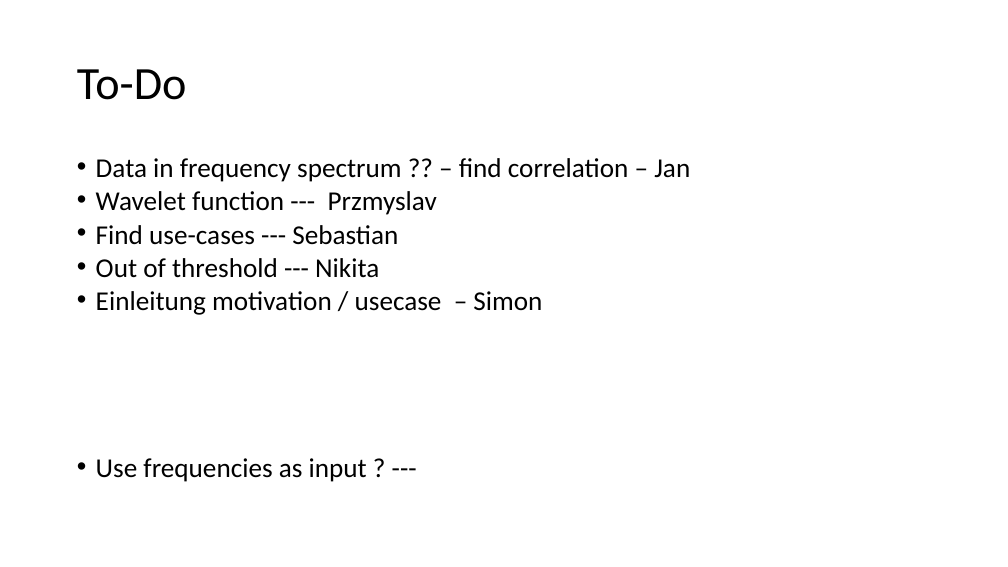
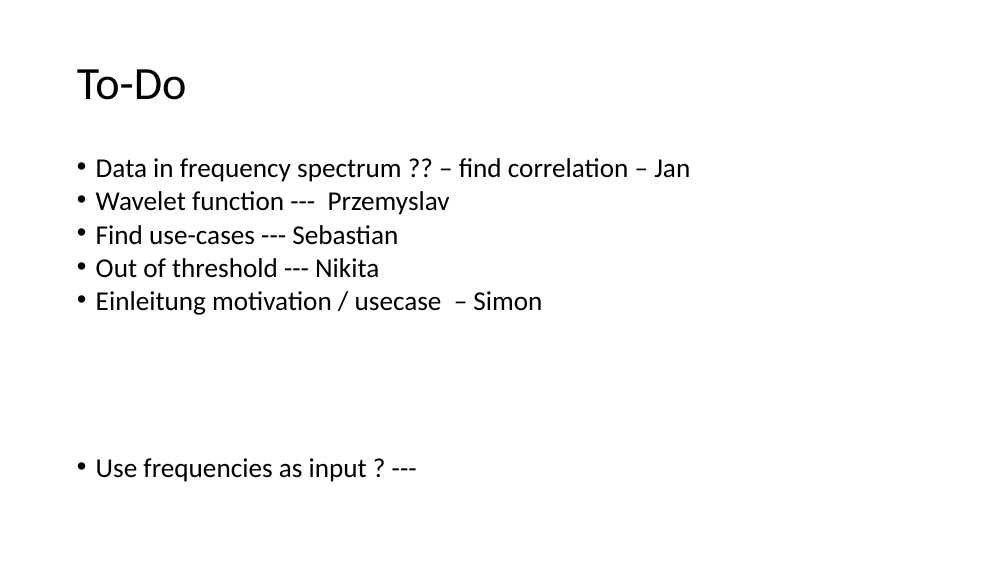
Before and after one commit to JanNalivaika/Predictive-Quality-Battery-TUM, a slide deck: slide 2 of Report/Week 1 ToDo.pptx. Drawn at 1008x567 pixels with LibreOffice and Linux fonts; fonts in the diff are those of the drawing. Boxes give left, top, right and bottom in pixels: in the first picture for what was removed or moved away, otherwise in the second. Text is boxed around its words. In the diff, an @@ line names an element or a change of style, - is before the commit and + after.

```diff
--- a/Report/Week 1 ToDo.pptx
+++ b/Report/Week 1 ToDo.pptx
@@ text at (96, 191, 450, 215): text changed @@
-• Wavelet function --- Przmyslav
+• Wavelet function --- Przemyslav
```
Also in this commit, not shown: 2 other files.
